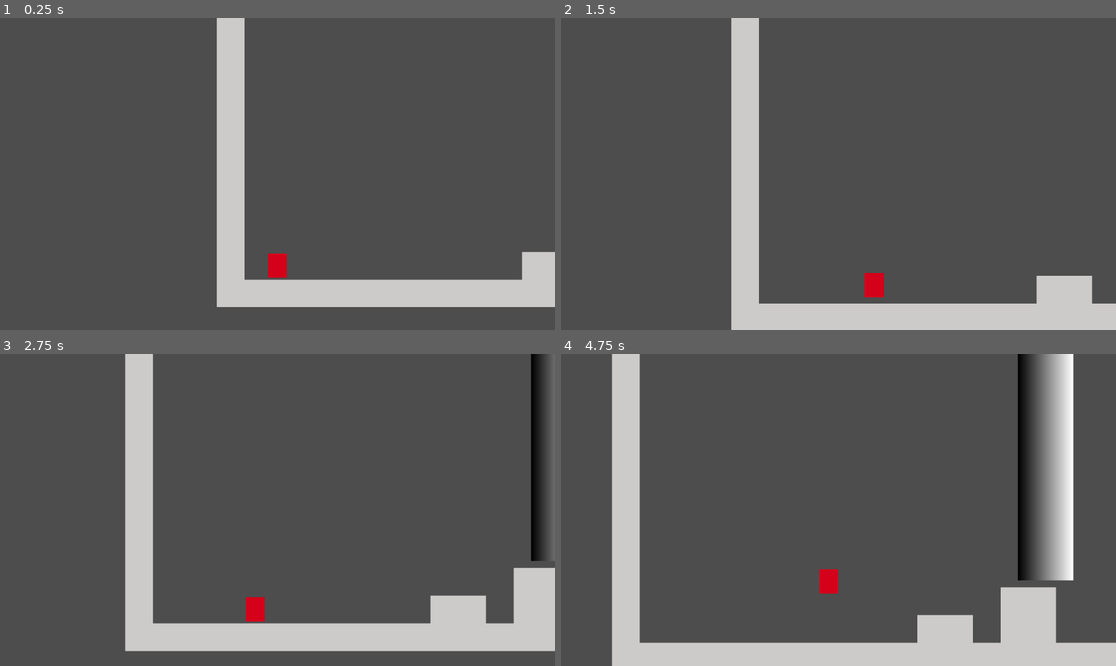
Above: before the commit, frames 1-4 (two rows, left to right).
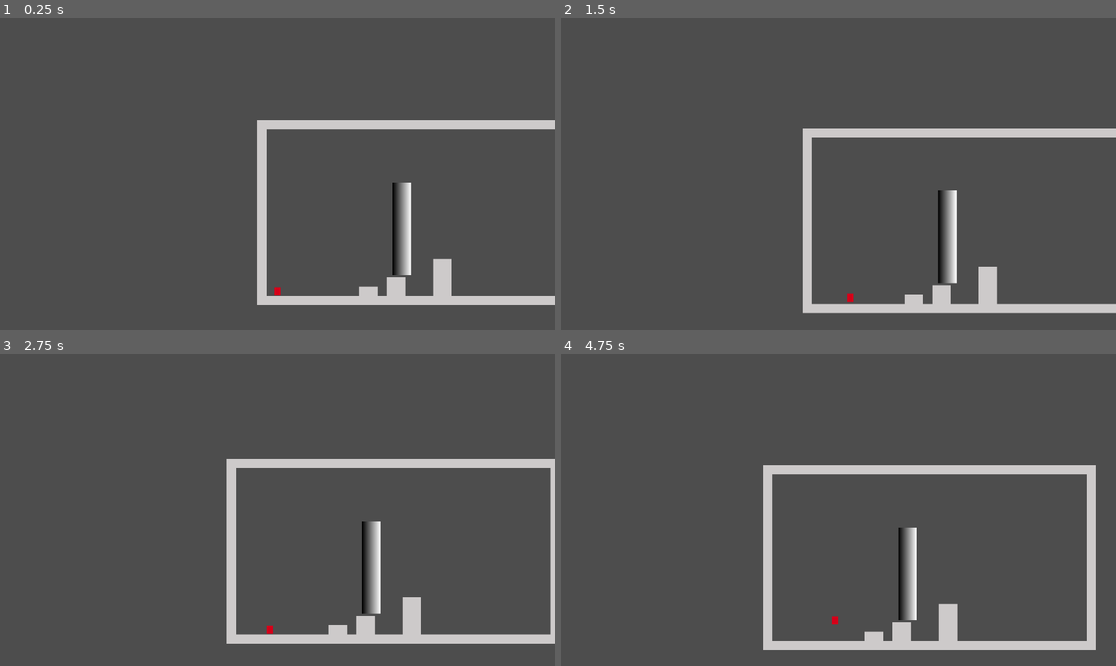
Above: after the commit, the same moments.

Repository: Ximandiv/gamejam-2026
Game: Godot game, scene res://Scenes/yisus_test_scene.tscn
The game is run twice, just before and just after one commit, with the same random seed, the same clock (stepped at 60 frames per second) and the same inputs.
Inputs:
- Up to frame 1 (0.25 s): no input
- Up to frame 2 (1.5 s): hold Right (right) from 0.53 s (still down); tap Space (jump) at 0.77 s
- Up to frame 3 (2.75 s): tap Space (jump) at 1.52 s; release Right (right) at 2.03 s; hold Left (left) from 2.03 s (still down)
- Up to frame 4 (4.75 s): release Left (left) at 2.78 s; hold Right (right) 2.78-4.28 s; tap Space (jump) at 3.02, 3.77, 4.52 s; hold Left (left) from 4.28 s (still down)

The runs differ from the first frame. In frame 1, 12% of the frame differs, in the area x 39-100%, y 0-93%; in frame 2, 14%; in frame 3, 17%; in frame 4, 23%, in the area x 9-100%, y 0-100%.

Commit message:
Adds player mask logic

Diff:
--- a/Scenes/Player/player.tscn
+++ b/Scenes/Player/player.tscn
@@ -1,7 +1,7 @@
 [gd_scene format=3 uid="uid://cgo4svi4wqvx5"]
 
 [ext_resource type="Script" uid="uid://siqecrqe6t24" path="res://Scripts/Player/player_movement.gd" id="1_eu8fj"]
-[ext_resource type="Script" uid="uid://bxqqlf6oxqmb3" path="res://Scripts/Player/player_status.gd" id="2_xpcdj"]
+[ext_resource type="Script" uid="uid://6bmddrr5483w" path="res://Scripts/Player/player_masks.gd" id="2_xpcdj"]
 [ext_resource type="Resource" uid="uid://civ3ox8hjoccq" path="res://Scripts/Player/Resources/player_status_resource.tres" id="3_mtuoh"]
 
 [sub_resource type="RectangleShape2D" id="RectangleShape2D_kwpoq"]
@@ -39,12 +39,11 @@
 shape = SubResource("RectangleShape2D_u4u6t")
 
 [node name="Camera2D" type="Camera2D" parent="." unique_id=641065318]
-offset = Vector2(0, -100)
-zoom = Vector2(3, 3)
+offset = Vector2(0, -400)
 position_smoothing_enabled = true
 position_smoothing_speed = 2.0
 editor_draw_limits = true
 
-[node name="Status" type="Node" parent="." unique_id=428140085]
+[node name="MaskHandler" type="Node" parent="." unique_id=888010623]
 script = ExtResource("2_xpcdj")
-status = ExtResource("3_mtuoh")
+playerStatus = ExtResource("3_mtuoh")
--- /dev/null
+++ b/Scripts/Player/player_masks.gd
@@ -0,0 +1,12 @@
+extends Node
+
+@export var playerStatus : PlayerStatus
+
+func _process(_delta: float) -> void:
+	if Input.is_action_just_pressed("silence") \
+		and playerStatus.currentMask != PlayerMaskEnum.Value.SILENCE:
+		playerStatus.currentMask = PlayerMaskEnum.Value.SILENCE
+		get_tree().create_timer(1.5).timeout.connect(reset_mask)
+
+func reset_mask() -> void:
+	playerStatus.currentMask = PlayerMaskEnum.Value.NONE
--- a/Scripts/Player/player_status.gd
+++ /dev/null
@@ -1,3 +0,0 @@
-extends Node
-
-@export var status : PlayerStatus
Not shown, added: Scripts/Player/player_masks.gd.uid
Not shown, removed: Scripts/Player/player_status.gd.uid
